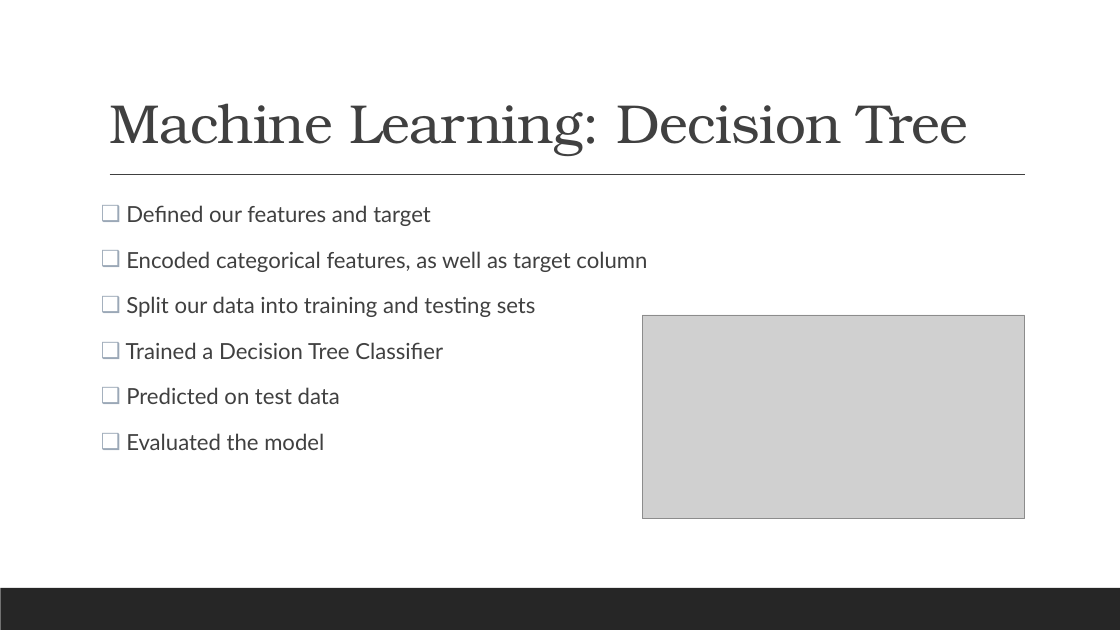
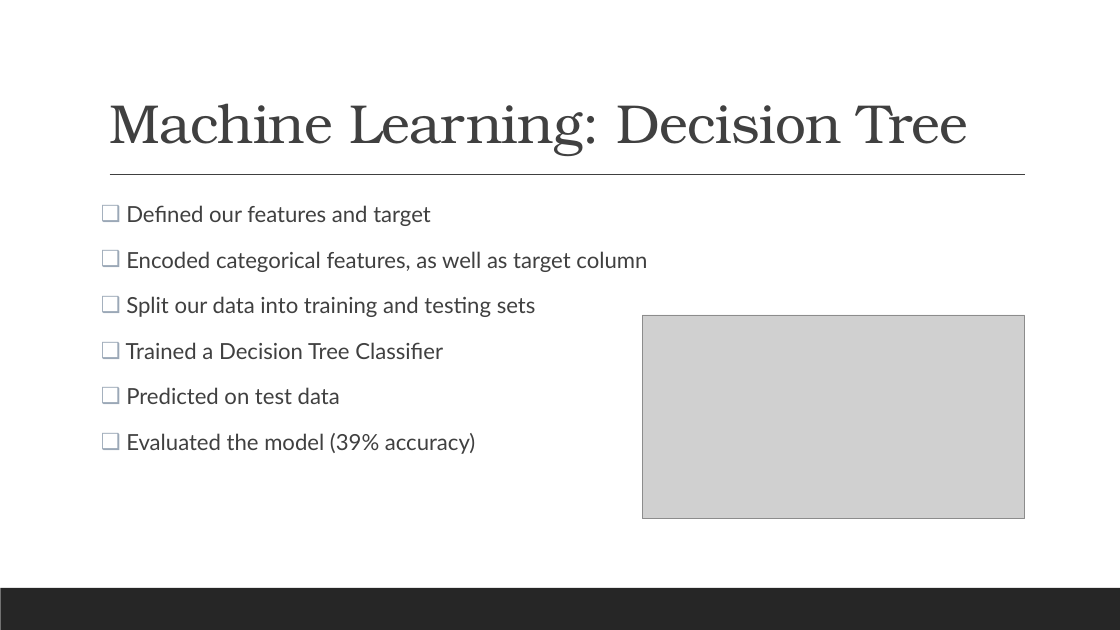
Before and after one commit to mrbowman86/Credit_Loan_Analysis, a slide deck: slide 6 of Credit_Loan_Analysis_PPT.pptx. Drawn at 1120x630 pixels with LibreOffice and Linux fonts; fonts in the diff are those of the drawing; grey boxes stand for pictures. Boxes give left, top, right and bottom in pixels: in the first picture for what was removed or moved away, otherwise in the second. Text is boxed around its words. In the diff, an @@ line names an element or a change of style, - is before the commit and + after.

```diff
--- a/Credit_Loan_Analysis_PPT.pptx
+++ b/Credit_Loan_Analysis_PPT.pptx
@@ text at [126,433,476,454]: text changed @@
-❑ Evaluated the model
+❑ Evaluated the model (39% accuracy)
```
Also in this commit, not shown: 4 other slides changed.
